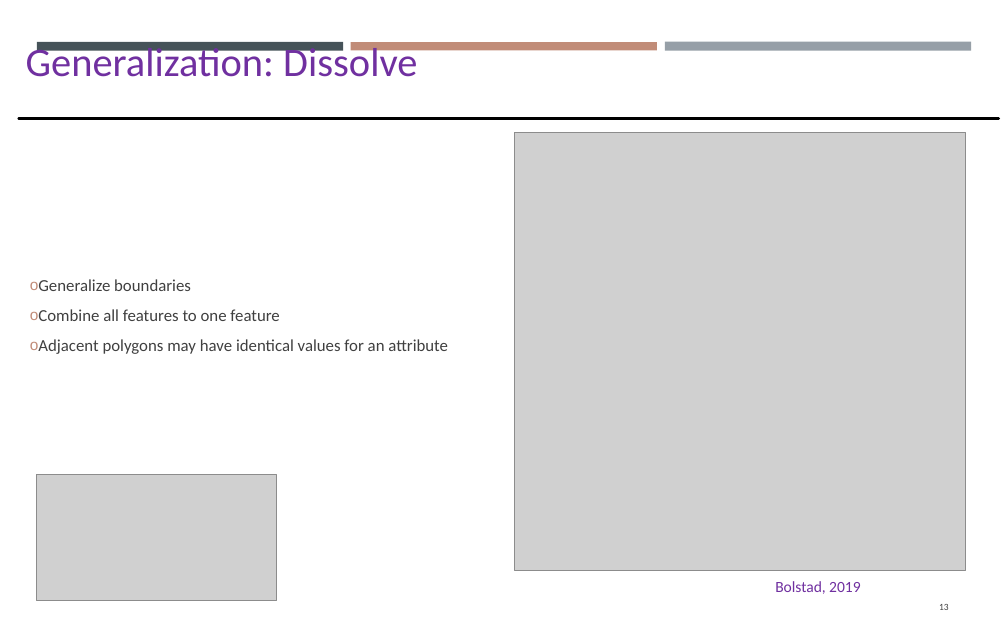
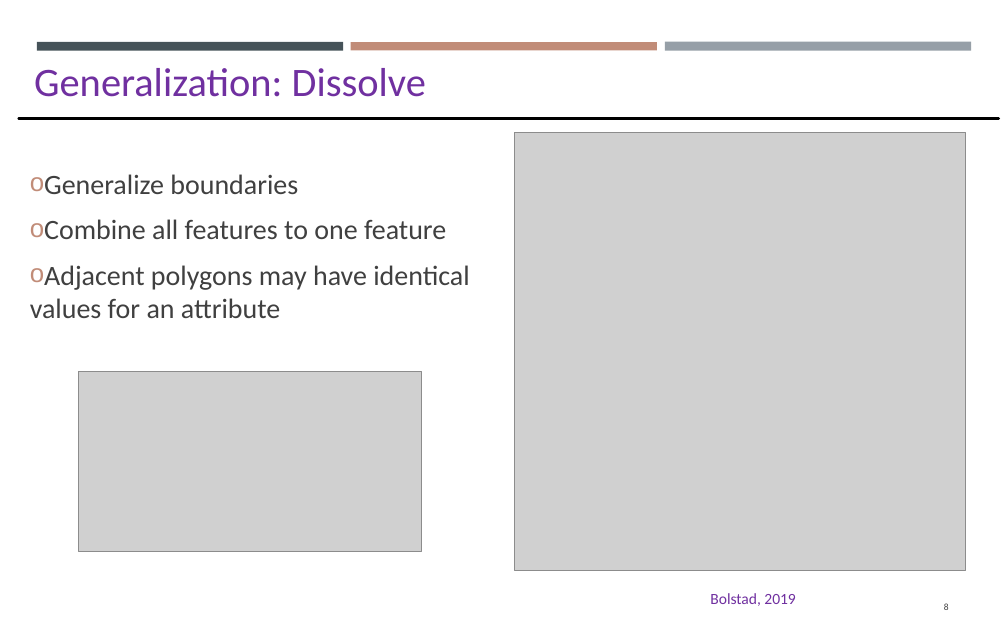
Before and after one commit to gisynw/GIS_I, a slide deck: slide 8 of docs/Lectures/Week12/Lecture11_GEOG2475_Vector.pptx (slide 13 before the commit). Drawn at 1008x630 pixels with LibreOffice and Linux fonts; fonts in the diff are those of the drawing; grey boxes stand for pictures. Boxes give left, top, right and bottom in pixels: in the first picture for what was removed or moved away, otherwise in the second. Text is boxed around its words. In the diff, an @@ line names an element or a change of style, - is before the commit and + after.

```diff
--- a/docs/Lectures/Week12/Lecture11_GEOG2475_Vector.pptx
+++ b/docs/Lectures/Week12/Lecture11_GEOG2475_Vector.pptx
@@ text "Generalization: Dissolve" rewrapped from [26,42,417,77] to [34,68,426,97] @@
@@ text "Generalize boundaries" at [30,174,470,318]: size 10.8 to 18 pt; more space between paragraphs @@
@@ picture: place and size @@
-picture at [37,475,278,600]
+picture at [78,372,421,552]
@@ text "Bolstad, 2019": place and size @@
-text "Bolstad, 2019" at [775,581,860,594]
+text "Bolstad, 2019" at [710,593,795,606]
@@ page number at [944,603,949,610]: text changed @@
-13
+8
```
Also in this commit, not shown: 25 other slides changed, 13 slides added, 8 slides removed.
